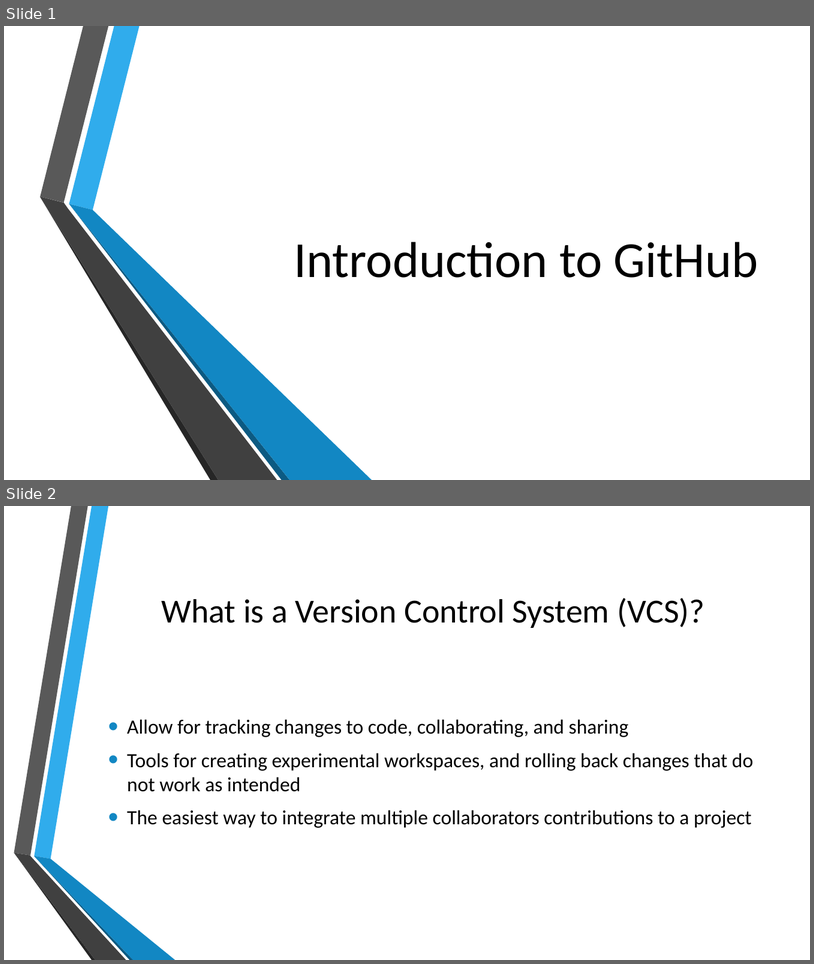
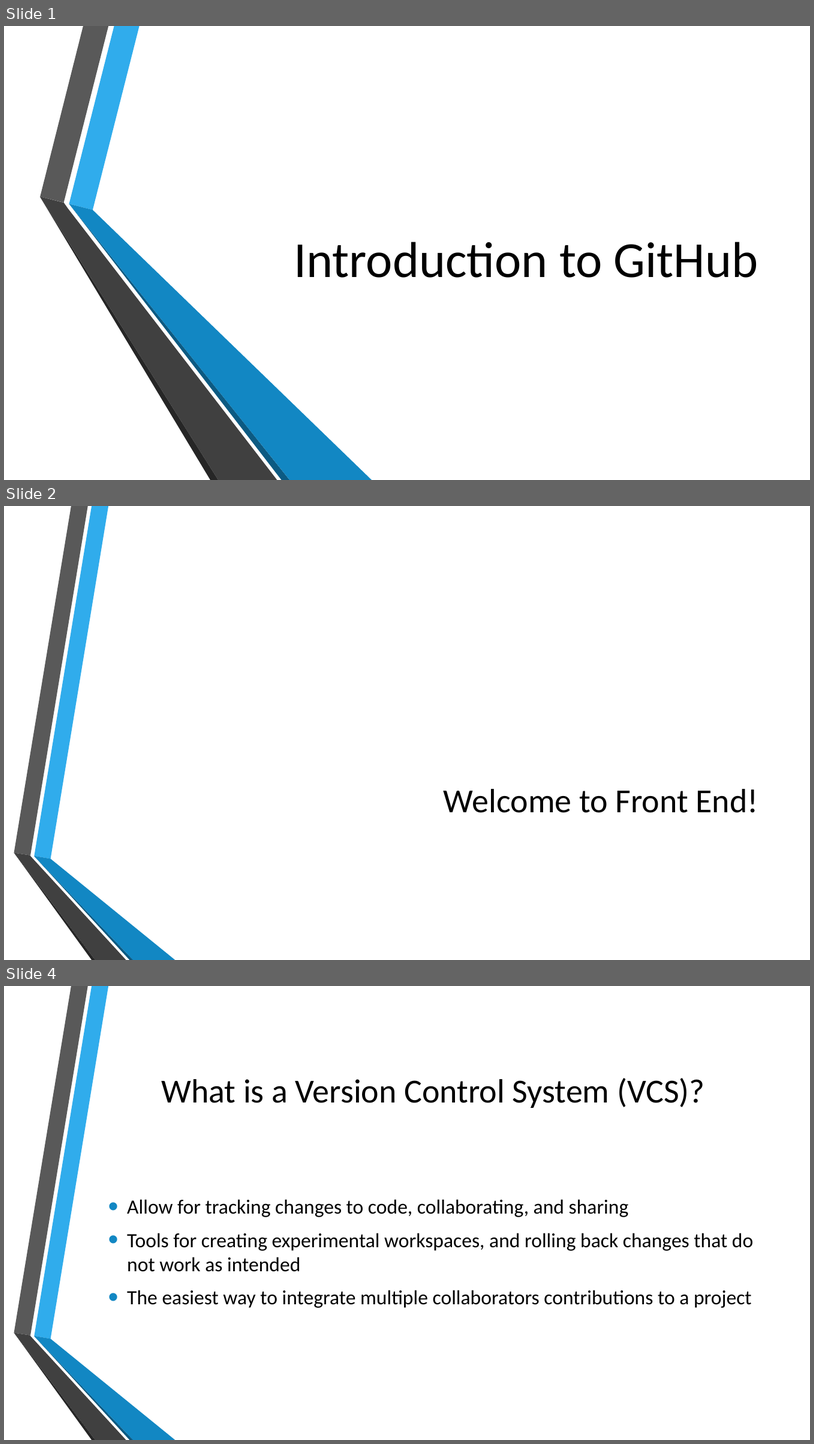
Before and after one commit to YWCANWIL-TechLab/Introduction-to-GitHub, a slide deck: Introduction to GitHub.pptx. Shown one above the other, each under a label of ours: slides 1 and 2 before the commit, slides 1, 2 and 4 after it; the slides between them are not shown. The pictures are 814x964 and 814x1444 pixels, drawn with LibreOffice and Linux fonts; fonts in the diff are those of the drawing; background and template pictures are left out. Boxes give left, top, right and bottom in pixels: in the first picture for what was removed or moved away, otherwise in the second. Text is boxed around its words. In the diff, an @@ line names an element or a change of style, - is before the commit and + after.

```diff
--- a/Introduction to GitHub.pptx
+++ b/Introduction to GitHub.pptx
@@ slide 2 added at bbox=[4, 506, 810, 960], background picture (left out); not listed: 6 template elements that a slide beside it also shows @@
@@ title added at bbox=[444, 789, 759, 813], 40 pt, text #000000 @@
+Welcome to Front End!
@@ what was slide 2 is now slide 4 @@
```
Also in this commit, not shown: 1 other slide added.
